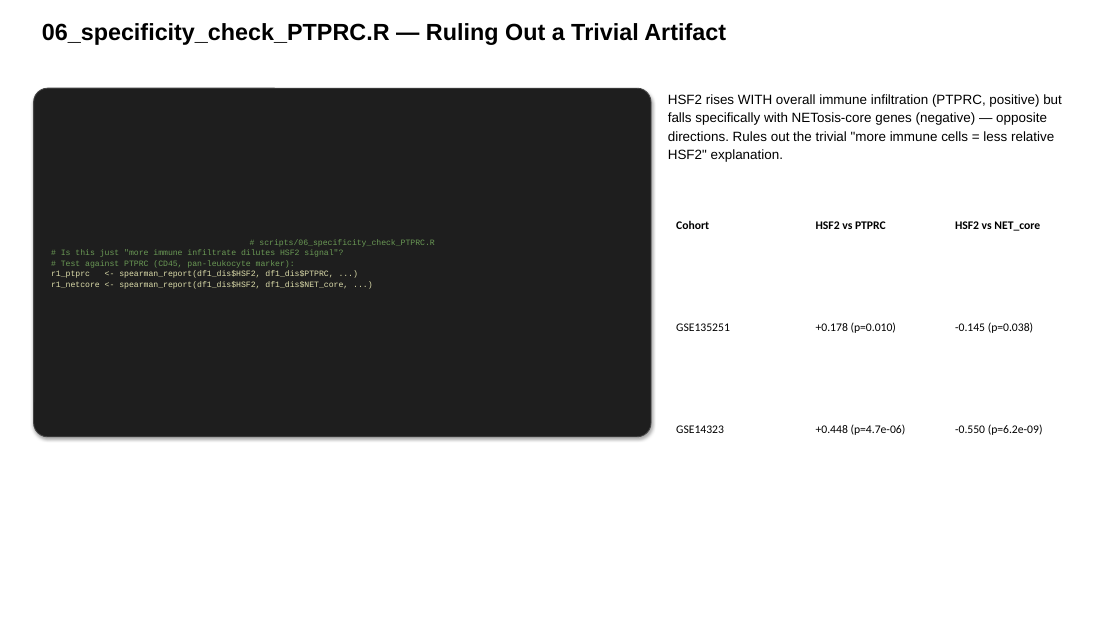
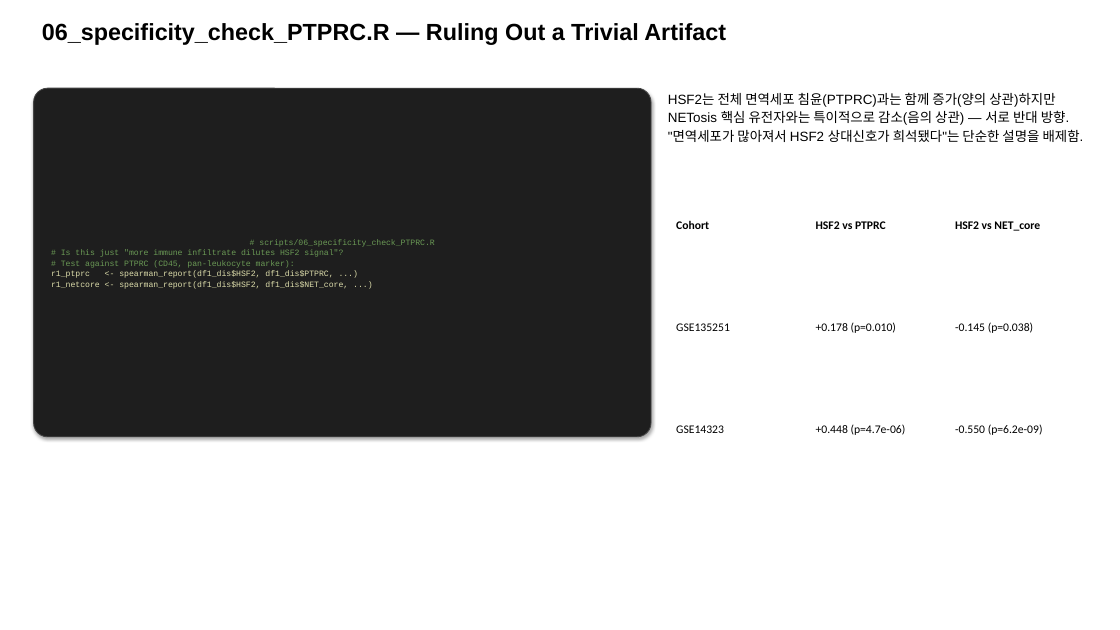
Before and after one commit to bioinform25/project2, a slide deck: slide 10 of presentation/dry_lab_summary.pptx. Drawn at 1120x630 pixels with LibreOffice and Linux fonts; fonts in the diff are those of the drawing. Boxes give left, top, right and bottom in pixels: in the first picture for what was removed or moved away, otherwise in the second. Text is boxed around its words. In the diff, an @@ line names an element or a change of style, - is before the commit and + after.

```diff
--- a/presentation/dry_lab_summary.pptx
+++ b/presentation/dry_lab_summary.pptx
@@ text at box(668, 93, 1084, 142): text changed @@
-HSF2 rises WITH overall immune infiltration (PTPRC, positive) but falls specifically with NETosis-core genes (negative) — opposite directions. Rules out the trivial "more immune cells = less relative HSF2" explanation.
+HSF2는 전체 면역세포 침윤(PTPRC)과는 함께 증가(양의 상관)하지만 NETosis 핵심 유전자와는 특이적으로 감소(음의 상관) — 서로 반대 방향. "면역세포가 많아져서 HSF2 상대신호가 희석됐다"는 단순한 설명을 배제함.
```
Also in this commit, not shown: 17 other slides changed, 1 slide added, 1 slide removed, 1 other file.
